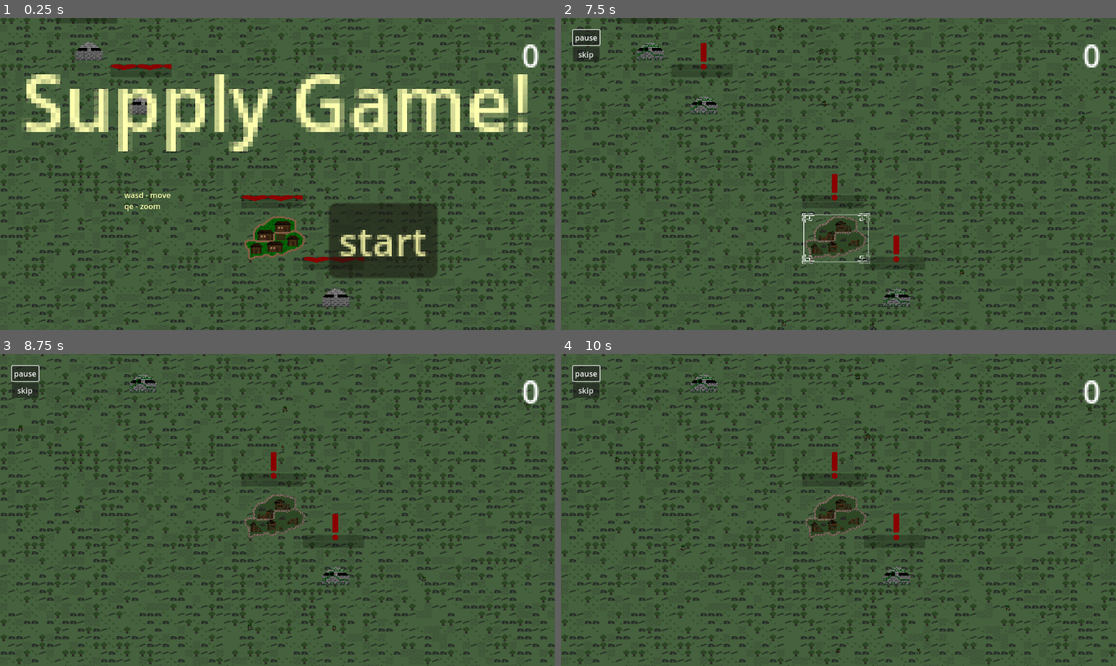
Above: before the commit, frames 1-4 (two rows, left to right).
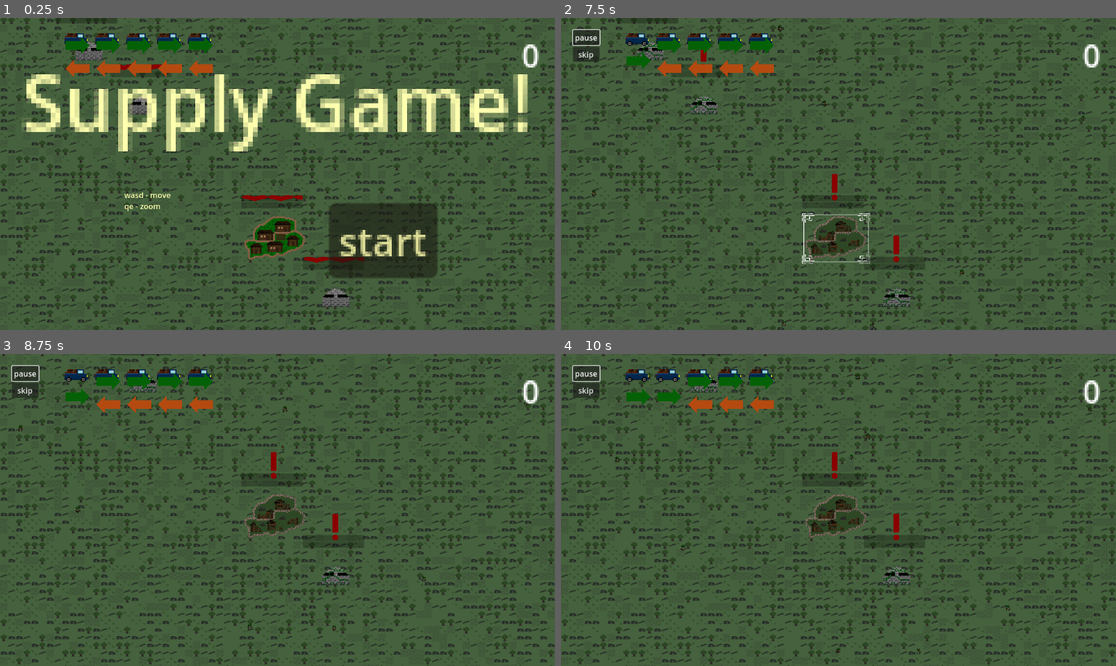
Above: after the commit, the same moments.

Repository: lewis785/ludum-dare-53
Game: Godot game, scene res://scenes/main.tscn
Same seed, same stepped clock (60 frames per second), same inputs: the game is played once before the commit and once after it.
Inputs (mouse positions are in pixels of both pictures, inside the frame that each line leads up to):
- Up to frame 1 (0.25 s): no input
- Up to frame 2 (7.5 s): click "start" at 0.5 s; click "skip" at 1.25 s; click "slow" at 2 s; click "skip" at 2.75 s; click "slow" at 3.5 s; click "skip" at 4.25 s; click "slow" at 5 s; click "pause" at 5.75 s; click "paused" at 6.5 s; move the mouse to (832, 236) at 7.27 s; press the mouse at (832, 236) at 7.28 s
- Up to frame 3 (8.75 s): move the mouse to (338, 634) at 8.02 s; release the mouse at (338, 634) at 8.03 s; tap S (camera_down) at 8.1 s; click (338, 634) at 8.17 s
- Up to frame 4 (10 s): move the mouse to (705, 382) at 8.77 s; hold A (camera_left) 8.78-9.53 s; click (705, 382) at 8.92 s; move the mouse to (810, 572) at 9.52 s; tap D (camera_right) at 9.6 s; click (810, 572) at 9.67 s

The runs differ from the first frame. In frame 1, 1.7% of the frame differs, in the area x 11-39%, y 4-19%; in frame 2, 1.6%; in frame 3, 1.6%; in frame 4, 1.5%.

Commit message:
ADD show what directs trucks are going

Diff:
--- a/scenes/menu/menu.tscn
+++ b/scenes/menu/menu.tscn
@@ -1,7 +1,8 @@
-[gd_scene load_steps=3 format=3 uid="uid://euned6naim70"]
+[gd_scene load_steps=4 format=3 uid="uid://euned6naim70"]
 
 [ext_resource type="Script" path="res://scenes/menu/menu.gd" id="1_sm4jw"]
 [ext_resource type="PackedScene" uid="uid://du2mrpacolk4i" path="res://scenes/score/score_display.tscn" id="2_gqeni"]
+[ext_resource type="PackedScene" uid="uid://b6nm85tfqs3lg" path="res://scenes/supply_truck/truck_indicator.tscn" id="3_iqm5e"]
 
 [node name="menu" type="Node2D"]
 process_mode = 3
@@ -126,6 +127,8 @@
 
 [node name="process_continue_timer" type="Timer" parent="CanvasLayer/end"]
 
+[node name="TruckIndicator" parent="." instance=ExtResource("3_iqm5e")]
+
 [connection signal="button_down" from="CanvasLayer/start/start_button" to="." method="_on_start_button_button_down"]
 [connection signal="button_down" from="CanvasLayer/controls/pause_button" to="." method="_on_pause_button_button_down"]
 [connection signal="button_down" from="CanvasLayer/controls/skip_button" to="." method="_on_skip_button_button_down"]
--- a/scenes/supply_depot/supply_depot.tscn
+++ b/scenes/supply_depot/supply_depot.tscn
@@ -97,6 +97,7 @@
 animation = &"depot-healthy"
 
 [node name="truck_coordinator" parent="." instance=ExtResource("2_gcobm")]
+available_trucks = 5
 
 [node name="SupplyStore" parent="truck_coordinator" instance=ExtResource("4_3321a")]
 position = Vector2(1, 12)
--- a/scenes/supply_truck/truck_controller.gd
+++ b/scenes/supply_truck/truck_controller.gd
@@ -4,6 +4,8 @@
 
 @export var speed = 10000.0
 @export var target_structure: Structure
+var truck_indicator
+var truck_id: int
 
 var start_position: Vector2
 var reached_target = false
@@ -13,6 +15,7 @@
 
 	var distance_to = (target - global_position).length()
 	if (distance_to <= 10):
+		truck_indicator.set_truck_status(truck_id, "returning")
 		reached_target = true
 		return
 
@@ -40,6 +43,7 @@
 
 func _ready():
 	start_position = self.global_position
+	truck_indicator.set_truck_status(truck_id, "delivering")
 
 func _physics_process(delta):
 	animate()
--- a/scenes/supply_truck/truck_coordinator.gd
+++ b/scenes/supply_truck/truck_coordinator.gd
@@ -6,6 +6,7 @@
 @export var truck_scene : PackedScene
 @export var available_trucks = 5;
 var start_location: Vector2
+var truck_indicator
 
 func structures(nodes : Array[Node]) -> Array[Structure]:
 	var structures : Array[Structure] = []
@@ -18,6 +19,8 @@
 
 # Called when the node enters the scene tree for the first time.
 func _ready():
+	var root = self.get_tree().current_scene
+	truck_indicator = get_tree().get_first_node_in_group('TruckIndicator')
 	var start_location = self.position
 	var signal_bus = get_node("/root/SignalBus")
 	signal_bus.connect('send_supply_to_structure', send_to_structure)
@@ -34,6 +37,9 @@
 	SupplyBar.set_percentage($SupplyStore.supplies)
 	var truck: SupplyTruck = truck_scene.instantiate()
 	truck.target_structure = structure
+	truck.truck_indicator = truck_indicator
+	truck.truck_id = truck_indicator.next_free_truck()
+
 	add_child(truck)
 
 
@@ -49,4 +55,5 @@
 
 	if body.reached_target:
 		available_trucks += 1
+		truck_indicator.set_truck_status(body.truck_id, "")
 		body.queue_free()
--- a/scenes/supply_truck/truck_indicator.gd
+++ b/scenes/supply_truck/truck_indicator.gd
@@ -1,7 +1,6 @@
-extends Node2D
+extends CanvasLayer
 
 @export var truck_limit = 5
-@export var texture: Sprite2D
 
 var truck_status = {}
 var truck_texture = load("res://assets/truck.png")
@@ -21,6 +20,12 @@
 	truck_status[truck_id] = status
 	display_sprites()
 
+func next_free_truck():
+	for key in truck_status.keys():
+		if truck_status[key] == "":
+			return key
+	return null
+
 func add_truck():
 	truck_status[truck_limit] = ''
 	truck_limit += 1
@@ -34,7 +39,7 @@
 func display_sprites():
 	clear_sprites();
 	for i in truck_limit:
-		var x_pos = 50 * i
+		var x_pos = 32 * i
 		create_truck(Vector2(x_pos, 0))
 		create_status(Vector2((x_pos) + 5 , 25), truck_status[i])
 
@@ -47,7 +52,7 @@
 	region.region = rect
 	sprite.texture = region
 	sprites.append(sprite)
-	add_child(sprite)
+	$IconPosition.add_child(sprite)
 
 func create_status(position: Vector2, type: String):
 	var sprite = Sprite2D.new()
@@ -64,7 +69,7 @@
 	region.region = rect
 	sprite.texture = region
 	sprites.append(sprite)
-	add_child(sprite)
+	$IconPosition.add_child(sprite)
 
 func clear_sprites():
 	for sprite in sprites:
--- a/scenes/supply_truck/truck_indicator.tscn
+++ b/scenes/supply_truck/truck_indicator.tscn
@@ -2,5 +2,9 @@
 
 [ext_resource type="Script" path="res://scenes/supply_truck/truck_indicator.gd" id="1_qsdl4"]
 
-[node name="TruckIndicator" type="Node2D"]
+[node name="TruckIndicator" type="CanvasLayer" groups=["TruckIndicator"]]
 script = ExtResource("1_qsdl4")
+
+[node name="IconPosition" type="Node2D" parent="."]
+position = Vector2(158, 38)
+scale = Vector2(2, 2)
